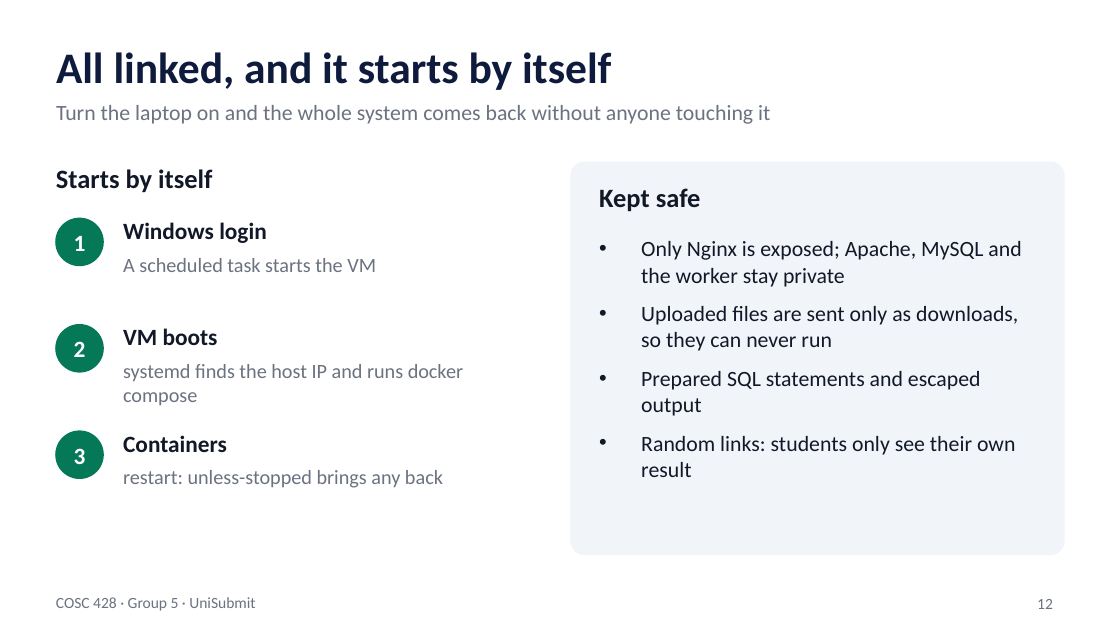
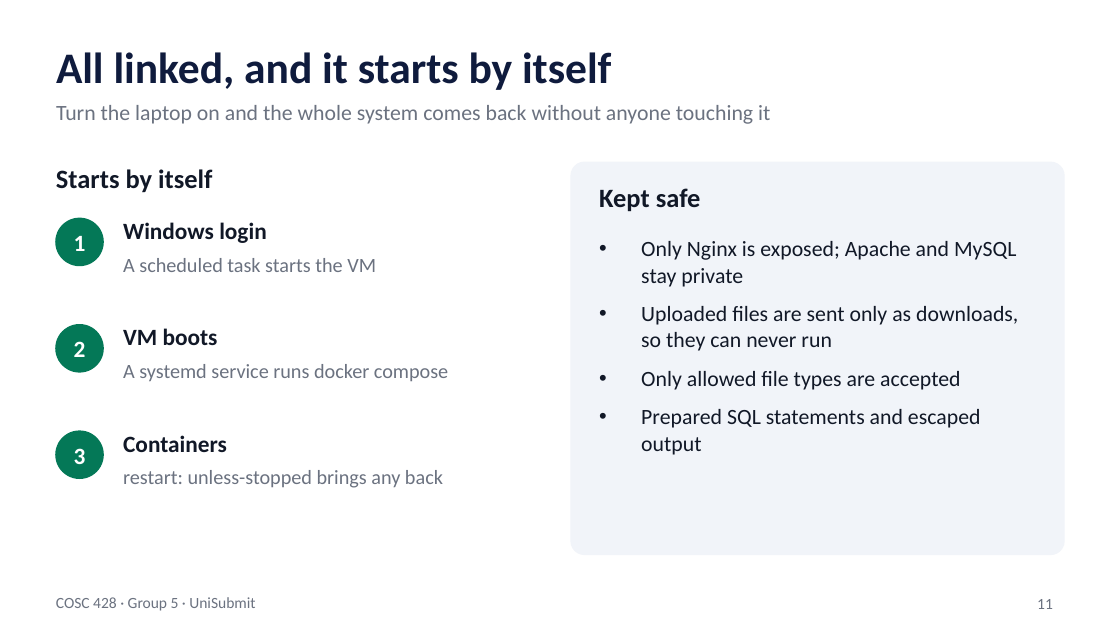
Before and after one commit to IRIR-Java/unisubmit, a slide deck: slide 11 of docs/COSC428_Group5_UniSubmit_Slides.pptx (slide 12 before the commit). Drawn at 1120x630 pixels with LibreOffice and Linux fonts; fonts in the diff are those of the drawing. Boxes give left, top, right and bottom in pixels: in the first picture for what was removed or moved away, otherwise in the second. Text is boxed around its words. In the diff, an @@ line names an element or a change of style, - is before the commit and + after.

```diff
--- a/docs/COSC428_Group5_UniSubmit_Slides.pptx
+++ b/docs/COSC428_Group5_UniSubmit_Slides.pptx
@@ text at (641,241,1016,287): text changed @@
-• Only Nginx is exposed; Apache, MySQL and the worker stay private
+• Only Nginx is exposed; Apache and MySQL stay private
@@ text at (123,364,448,381): text changed @@
-systemd finds the host IP and runs docker compose
+A systemd service runs docker compose
@@ text at (641,371,960,390): paragraph added @@
+• Only allowed file types are accepted
@@ text at (641,436,1015,477): paragraph removed @@
-• Random links: students only see their own result
@@ page number at (1037,599,1053,609): text changed @@
-12
+11
```
Also in this commit, not shown: 9 other slides changed, 3 slides added, 4 slides removed, 30 other files.
